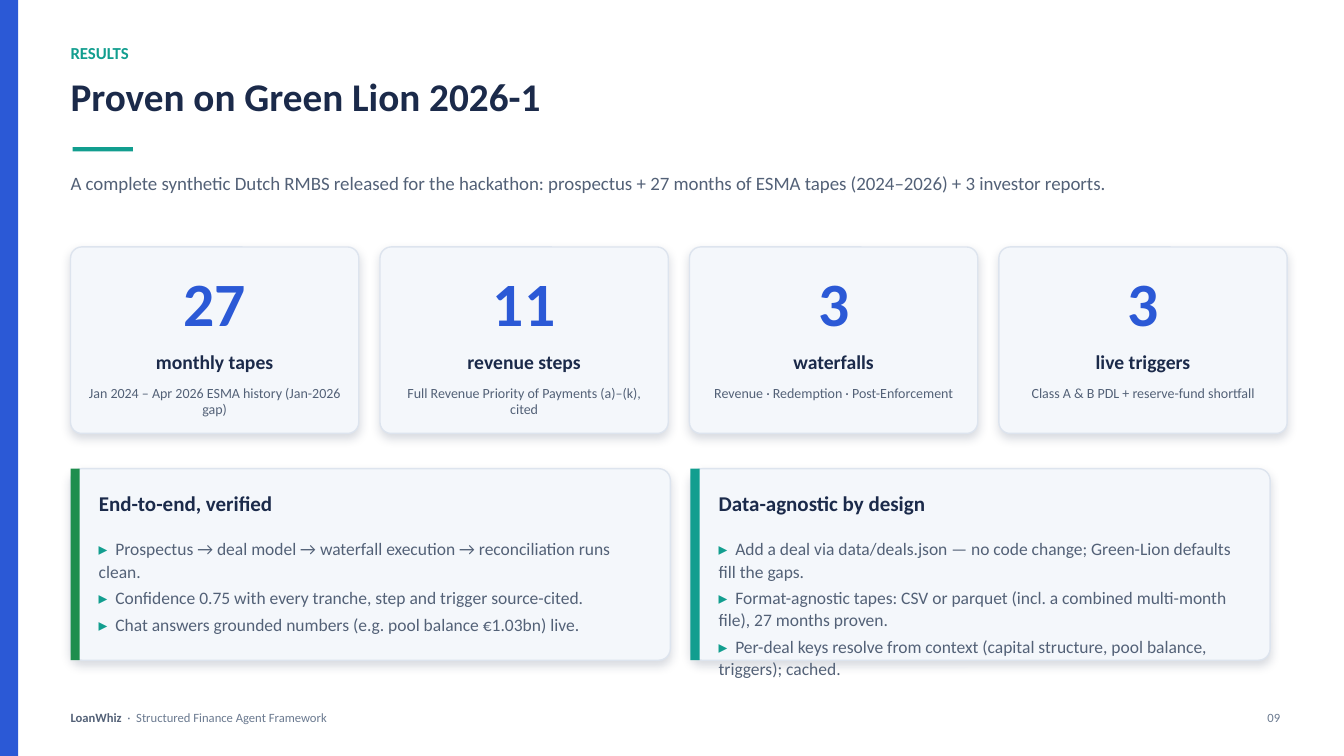
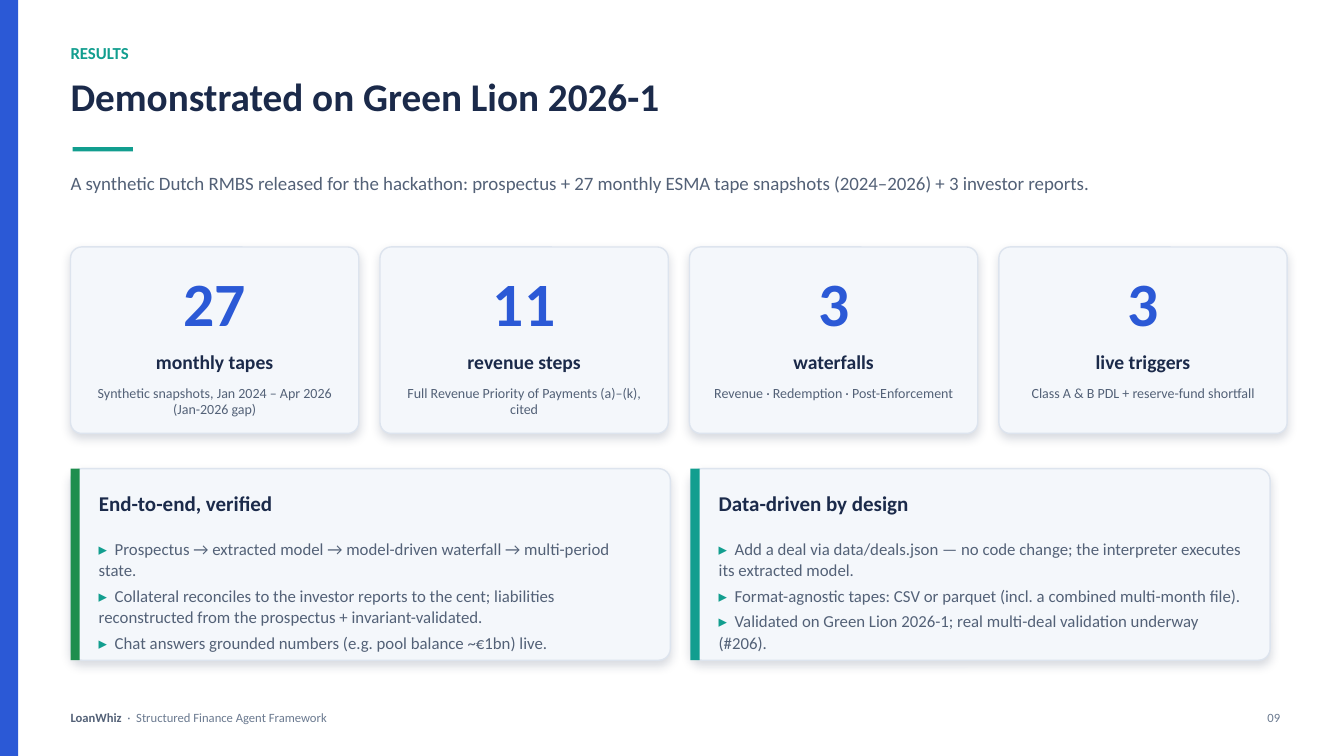
Before and after one commit to waafirio/loanwhiz, a slide deck: slide 9 of presentation/LoanWhiz-Presentation.pptx. Drawn at 1344x756 pixels with LibreOffice and Linux fonts; fonts in the diff are those of the drawing. Boxes give left, top, right and bottom in pixels: in the first picture for what was removed or moved away, otherwise in the second. Text is boxed around its words. In the diff, an @@ line names an element or a change of style, - is before the commit and + after.

Commit message:
docs(honesty): align docs/deck claims with shipped behaviour (D6, #200)
- governance/model-card: replace the fictional 40/30/30 compute_confidence
  formula with the real coverage-derived confidence (completeness ratio +
  per-waterfall recipient coverage) and the agent evidence pack's
  min(per-tool confidence) / derived finos_compliant
- model-card: correct extraction results to 3 triggers / 0 definitions
- README/quickstart: primitive reachability (live vs library-only); scope
  'data-agnostic' to data-driven + validated on Green Lion 2026-1, multi-deal
  validation underway (#206); reframe /project as a single-period stress
  sensitivity, not a 12-month projection; drop stale 'in progress' hedges
- data-card/README: frame the 27-month tapes as synthetic re-sampled
  snapshots (loan IDs don't persist), not a longitudinal panel
- data-card/quickstart/deck: state the reconciliation split precisely
  (collateral reconciled to reports to the cent; liabilities reconstructed
  from the prospectus + invariant-validated)
- regenerate LoanWhiz-Presentation.pptx

```diff
--- a/presentation/LoanWhiz-Presentation.pptx
+++ b/presentation/LoanWhiz-Presentation.pptx
@@ text at <box>71,83,659,112</box>: text changed @@
-Proven on Green Lion 2026-1
+Demonstrated on Green Lion 2026-1
@@ text at <box>71,176,1088,193</box>: text changed @@
-A complete synthetic Dutch RMBS released for the hackathon: prospectus + 27 months of ESMA tapes (2024–2026) + 3 investor reports.
+A synthetic Dutch RMBS released for the hackathon: prospectus + 27 monthly ESMA tape snapshots (2024–2026) + 3 investor reports.
@@ text at <box>98,388,331,417</box>: text changed @@
-Jan 2024 – Apr 2026 ESMA history (Jan-2026 gap)
+Synthetic snapshots, Jan 2024 – Apr 2026 (Jan-2026 gap)
@@ text at <box>719,496,909,515</box>: text changed @@
-Data-agnostic by design
+Data-driven by design
@@ text at <box>99,543,609,652</box>: text changed; size 12.5 to 12 pt @@
-▸ Prospectus → deal model → waterfall execution → reconciliation runs clean.
-▸ Confidence 0.75 with every tranche, step and trigger source-cited.
-▸ Chat answers grounded numbers (e.g. pool balance €1.03bn) live.
+▸ Prospectus → extracted model → model-driven waterfall → multi-period state.
+▸ Collateral reconciles to the investor reports to the cent; liabilities reconstructed from the prospectus + invariant-validated.
+▸ Chat answers grounded numbers (e.g. pool balance ~€1bn) live.
@@ text at <box>719,543,1241,651</box>: text changed; size 12.5 to 12 pt @@
-▸ Add a deal via data/deals.json — no code change; Green-Lion defaults fill the gaps.
-▸ Format-agnostic tapes: CSV or parquet (incl. a combined multi-month file), 27 months proven.
-▸ Per-deal keys resolve from context (capital structure, pool balance, triggers); cached.
+▸ Add a deal via data/deals.json — no code change; the interpreter executes its extracted model.
+▸ Format-agnostic tapes: CSV or parquet (incl. a combined multi-month file).
+▸ Validated on Green Lion 2026-1; real multi-deal validation underway (#206).
```
Also in this commit, not shown: 4 other slides changed, 6 other files.
